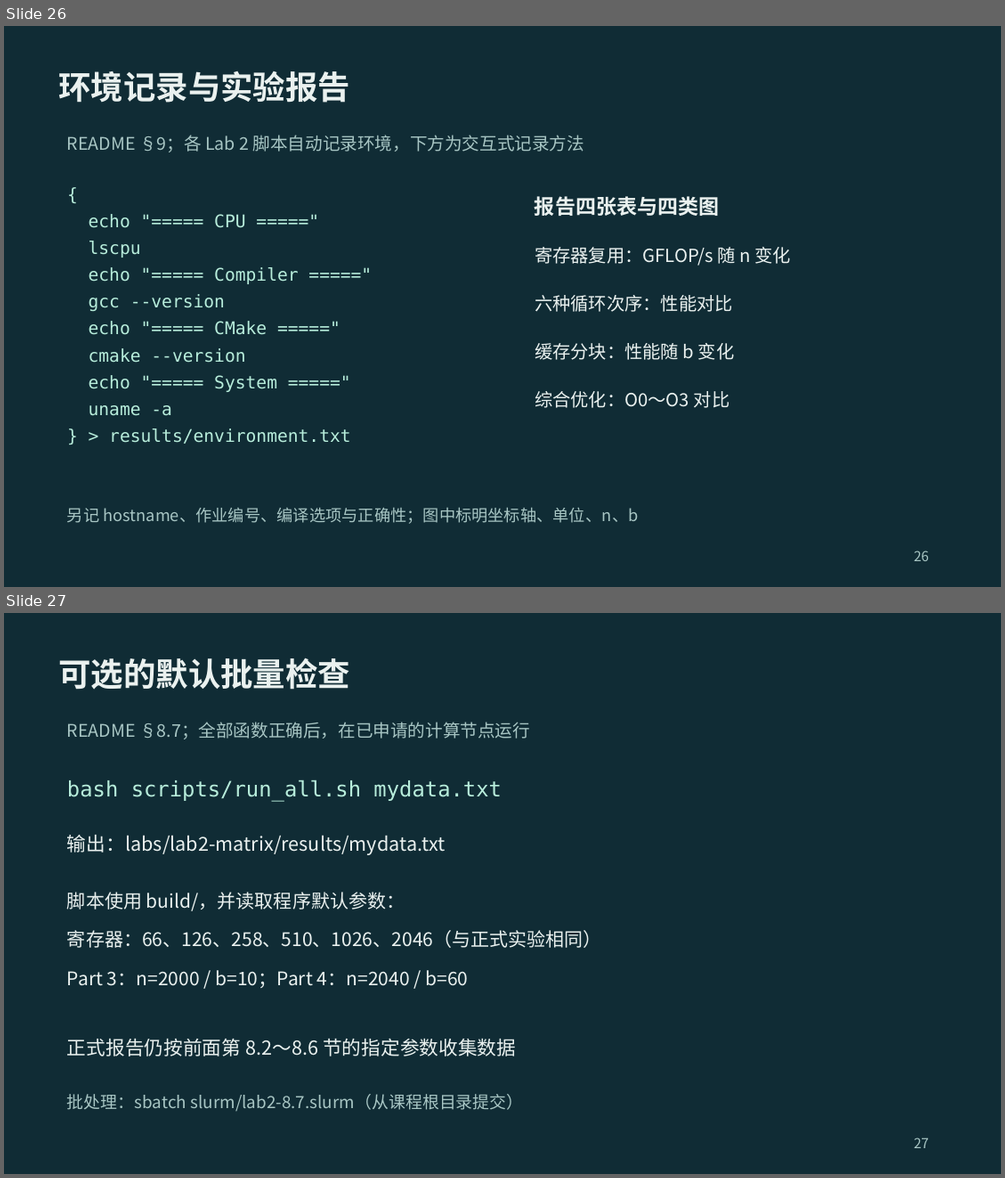
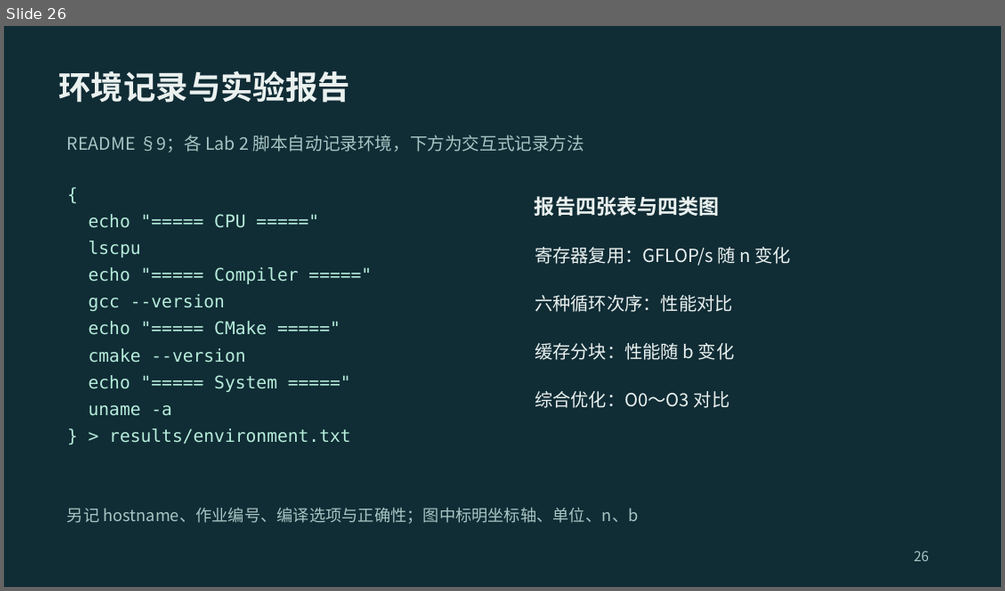
Before and after one commit to 2026-fall-calabs/calabs-2026-fall-starter, a slide deck: docs/交我算平台Lab运行指南-学生版.pptx. Shown one above the other, each under a label of ours: slides 26 and 27 before the commit, slide 26 after it. The pictures are 1005x1178 and 1005x591 pixels, drawn with LibreOffice and Linux fonts; fonts in the diff are those of the drawing. Boxes give left, top, right and bottom in pixels: in the first picture for what was removed or moved away, otherwise in the second. Text is boxed around its words. In the diff, an @@ line names an element or a change of style, - is before the commit and + after.

```diff
--- a/docs/交我算平台Lab运行指南-学生版.pptx
+++ b/docs/交我算平台Lab运行指南-学生版.pptx
@@ slide 27 removed at (4, 613, 1001, 1174), background #102C35 @@
@@ text removed at (59, 657, 351, 690) @@
-可选的默认批量检查
@@ text removed at (67, 722, 530, 739) @@
-README §8.7；全部函数正确后，在已申请的计算节点运行
@@ text removed at (67, 779, 502, 802) @@
-bash scripts/run_all.sh mydata.txt
@@ text removed at (67, 835, 445, 855) @@
-输出：labs/lab2-matrix/results/mydata.txt
@@ text removed at (67, 892, 404, 911) @@
-脚本使用 build/，并读取程序默认参数：
@@ text removed at (67, 930, 602, 948) @@
-寄存器：66、126、258、510、1026、2046（与正式实验相同）
@@ text removed at (67, 970, 468, 988) @@
-Part 3：n=2000 / b=10；Part 4：n=2040 / b=60
@@ text removed at (67, 1038, 516, 1056) @@
-正式报告仍按前面第 8.2～8.6 节的指定参数收集数据
@@ text removed at (67, 1094, 524, 1111) @@
-批处理：sbatch slurm/lab2-8.7.slurm（从课程根目录提交）
@@ text removed at (914, 1137, 929, 1148) @@
-27
```
Also in this commit, not shown: 8 slides changed, 5 other files.
